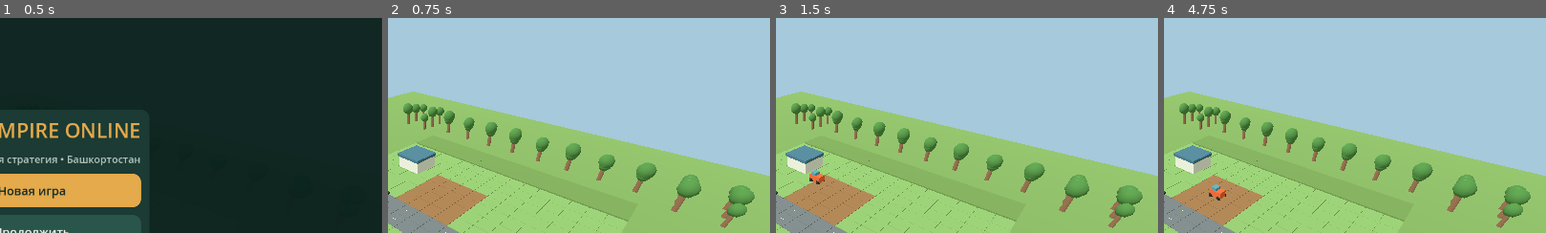
Above: before the commit, frames 1-4 (left to right).
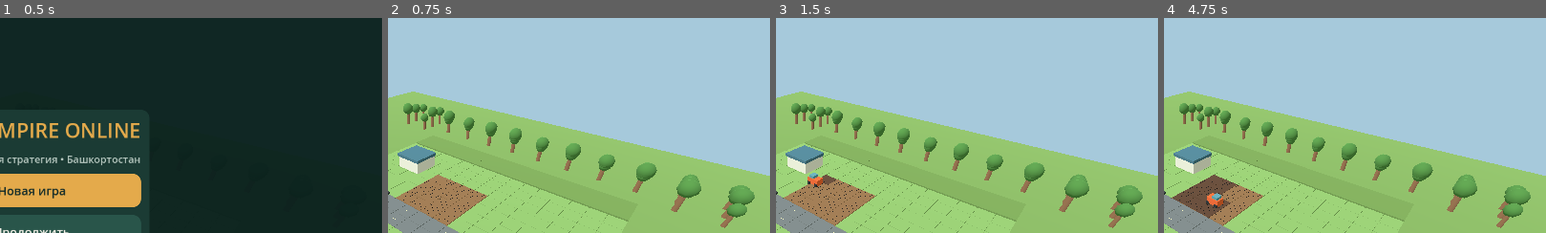
Above: after the commit, the same moments.

Repository: maillunex-lang/fermabash
Game: Godot game, scene res://scenes/Main.tscn
Two runs of this game, one before a commit and one after it. Both use one fixed random seed, a clock stepped at 60 frames per second and the inputs below.
Inputs:
- Up to frame 1 (0.5 s): no input
- Up to frame 2 (0.75 s): click "Новая игра" at 0.5 s
- Up to frame 3 (1.5 s): click "Подготовить" at 1.25 s
- Up to frame 4 (4.75 s): click "Навес 1×1" at 2 s; click "Склад 2×2" at 2.75 s; click "Мастерская 3×3" at 3.5 s; click "Отмена" at 4.25 s
The pictures show only the part of the screen within x 46-96%, y 2-52%; the shares and areas given below are measured in that part.

Frame 1 is identical in both runs. In frame 2, 0.3% of the frame differs, in the area x 2-26%, y 72-97%; in frame 3, 0.6%; in frame 4, 1.8%.

Commit message:
feat(2.4.1): integrate live field visuals and routed tractor/combine movement

Diff:
--- a/scripts/main.gd
+++ b/scripts/main.gd
@@ -8,6 +8,8 @@
 const StrategyCamera = preload("res://scripts/camera/strategy_camera.gd")
 const GameUI = preload("res://scripts/ui/game_ui.gd")
 const ProductionRules = preload("res://scripts/systems/production_rules.gd")
+const FieldRoute = preload("res://scripts/systems/field_route.gd")
+const LivingField = preload("res://scripts/visuals/living_field.gd")
 var elapsed_seconds := 0.0
 var cash := 2000
 var grain := 0
@@ -22,6 +24,7 @@
 var preview_cell := Vector2i(-1,-1)
 var preview: MeshInstance3D
 var running := false
+var living_field: Node3D
 var world: Node3D
 var cam: Camera3D
 var hud: Label
@@ -36,6 +39,8 @@
 func _ready() -> void:
  world = Node3D.new()
  add_child(world)
+ living_field = LivingField.new()
+ add_child(living_field)
  preview = MeshInstance3D.new()
  add_child(preview)
  preview.visible = false
@@ -127,7 +132,7 @@
    elif x >= 5 and x <= 8 and z >= 3 and z <= 6:
     color = Color("8d6841") if stage == 0 else (Color("65b548") if stage == 1 else Color("d4ae47"))
    _cube(world,Vector3((x+0.5)*CELL,-0.1,(z+0.5)*CELL),Vector3(2.94,0.2,2.94),color)
- FarmEnvironment.decorate(world,stage)
+ FarmEnvironment.decorate(world,0)
  for key in structures:
   var p: Array = key.split(",")
   var x := int(p[0])
@@ -151,6 +156,16 @@
  _cube(harvester,Vector3(0,1,0),Vector3(3,1.7,2.2),Color("d5a02e"))
  _cube(harvester,Vector3(1.9,0.5,0),Vector3(1.3,0.3,4),Color("30383a"))
  harvester.position = Vector3(11,0,23)
+ _update_field_visuals()
+ _update_machine_position()
+func _update_field_visuals() -> void:
+ living_field.update_field(stage,prepared,job,progress)
+func _update_machine_position() -> void:
+ if job == "":
+  return
+ var machine := harvester if job == "harvest" else tractor
+ machine.position = FieldRoute.position_at(progress)
+ machine.rotation.y = FieldRoute.heading_at(progress)
 func _job(kind: String) -> void:
  if job != "":
   status.text = "Техника занята"
@@ -174,6 +189,8 @@
    return
  job = kind
  progress = 0.0
+ _update_field_visuals()
+ _update_machine_position()
  status.text = "Техника отправлена: %s" % kind
 func _start_build(kind: String = "warehouse") -> void:
  if not BuildRules.CATALOG.has(kind):
@@ -223,8 +240,9 @@
  day = GameClock.day_from_seconds(elapsed_seconds)
  if job != "":
   progress += delta/6.0
-  var machine := harvester if job == "harvest" else tractor
-  machine.position = Vector3(15+progress*10,0,12+progress*5)
+  progress = minf(progress,1.0)
+  _update_machine_position()
+  _update_field_visuals()
   if progress >= 1.0:
    if job == "prepare":
     prepared = true
@@ -243,6 +261,7 @@
    _draw()
  elif stage == 1:
   progress += delta/10.0
+  _update_field_visuals()
   if progress >= 1.0:
    stage = 2
    progress = 0.0
